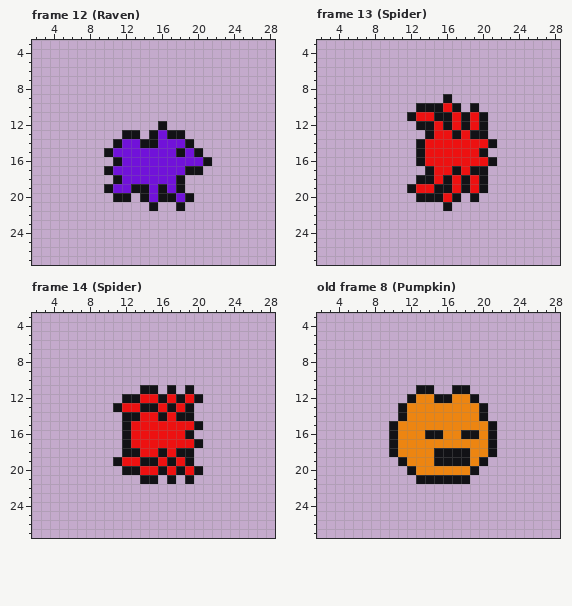
One commit to this pixel-art file: Assets/Sprites/Animation/Animation.aseprite. This is how it looked before the edit.
32x32 pixels, 29 frames. Shown: frame 12 (Raven): x 2..28, y 3..27; frame 13 (Spider): x 2..28, y 3..27; frame 14 (Spider): x 2..28, y 3..27; old frame 8 (Pumpkin): x 2..28, y 3..27. The commit also changed other frames, which this record leaves out.
After:
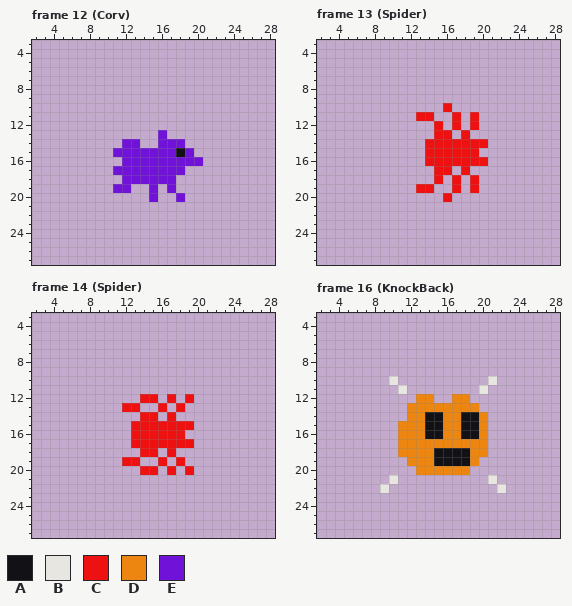
Palette (. is transparent): A #121216  B #e8e6e1  C #ed1111  D #ed8511  E #7112d9
A new or re-ordered frame is compared with the old frame closest to it.
The edit:
frames re-ordered
Frame 12 (Corv), layer "Layer 1":
y 12: x 16 A -> .
y 13: x 12..13 AA -> ..; x 15 A -> .; x 17..18 AA -> ..
y 14: x 11 A -> .; x 14..15 AA -> ..; x 19 A -> .
y 15: x 10 A -> .; x 20 A -> .
y 16: x 11 A -> .; x 21 A -> .
y 17: x 10 A -> .; x 19..20 AA -> ..
y 18: x 11 A -> .; x 18 A -> .
y 19: x 10 A -> .; x 13..14 AA -> ..; x 16 A -> .; x 18 A -> .
y 20: x 11..12 AA -> ..; x 14 A -> .; x 16..17 AA -> ..; x 19 A -> .
y 21: x 15 A -> .; x 18 A -> .
Frame 13 (Spider), layer "Layer 1":
y 9: x 16 A -> .
y 10: x 13..15 AAA -> ...; x 17 A -> .; x 19 A -> .
y 11: x 12 A -> .; x 15..16 AA -> ..; x 18 A -> .; x 20 A -> .
y 12: x 13..14 AA -> ..; x 16 A -> .; x 18 A -> .; x 20 A -> .
y 13: x 14 A -> .; x 17 A -> .; x 19..20 AA -> ..
y 14: x 13 A -> .; x 21 A -> .
y 15: x 13 A -> .; x 20 A -> .
y 16: x 13 A -> .; x 21 A -> .
y 17: x 14 A -> .; x 17 A -> .; x 19..20 AA -> ..
y 18: x 13..14 AA -> ..; x 16 A -> .; x 18 A -> .; x 20 A -> .
y 19: x 12 A -> .; x 15..16 AA -> ..; x 18 A -> .; x 20 A -> .
y 20: x 13..15 AAA -> ...; x 17 A -> .; x 19 A -> .
y 21: x 16 A -> .
Frame 14 (Spider), layer "Layer 1":
y 11: x 14..15 AA -> ..; x 17 A -> .; x 19 A -> .
y 12: x 12..13 AA -> ..; x 16 A -> .; x 18 A -> .; x 20 A -> .
y 13: x 11 A -> .; x 14..15 AA -> ..; x 17 A -> .; x 19 A -> .
y 14: x 12..13 AA -> ..; x 16 A -> .; x 18..19 AA -> ..
y 15: x 12 A -> .; x 20 A -> .
y 16: x 12 A -> .; x 19 A -> .
y 17: x 12 A -> .; x 20 A -> .
y 18: x 12..13 AA -> ..; x 16 A -> .; x 18..19 AA -> ..
y 19: x 11 A -> .; x 14..15 AA -> ..; x 17 A -> .; x 19 A -> .
y 20: x 12..13 AA -> ..; x 16 A -> .; x 18 A -> .; x 20 A -> .
y 21: x 14..15 AA -> ..; x 17 A -> .; x 19 A -> .
Frame 16 (KnockBack) against old frame 8 (Pumpkin), layer "Layer 1":
y 10: x 10 . -> B; x 21 . -> B
y 11: x 11 . -> B; x 13..14 AA -> ..; x 17..18 AA -> ..; x 20 . -> B
y 12: x 12 A -> .; x 15..16 AA -> ..; x 19 A -> .
y 13: x 11 A -> .; x 20 A -> .
y 14: x 11 A -> .; x 14..15 DD -> AA; x 18..20 DDA -> AAD
y 15: x 10 A -> .; x 14..15 DD -> AA; x 18..19 DD -> AA; x 21 A -> .
y 16..18: x 10 A -> .; x 21 A -> .
y 19: x 11 A -> .; x 20 A -> .
y 20: x 12 A -> .; x 19 A -> .
y 21: x 10 . -> B; x 13..18 AAAAAA -> ......; x 21 . -> B
y 22: x 9 . -> B; x 22 . -> B
Where, in picture pixels (left, top, right, bottom), the same in both pictures:
erased: (104, 121, 212, 211)
erased: (407, 94, 497, 211)
erased: (113, 385, 203, 484)
changed: (380, 376, 506, 493)
